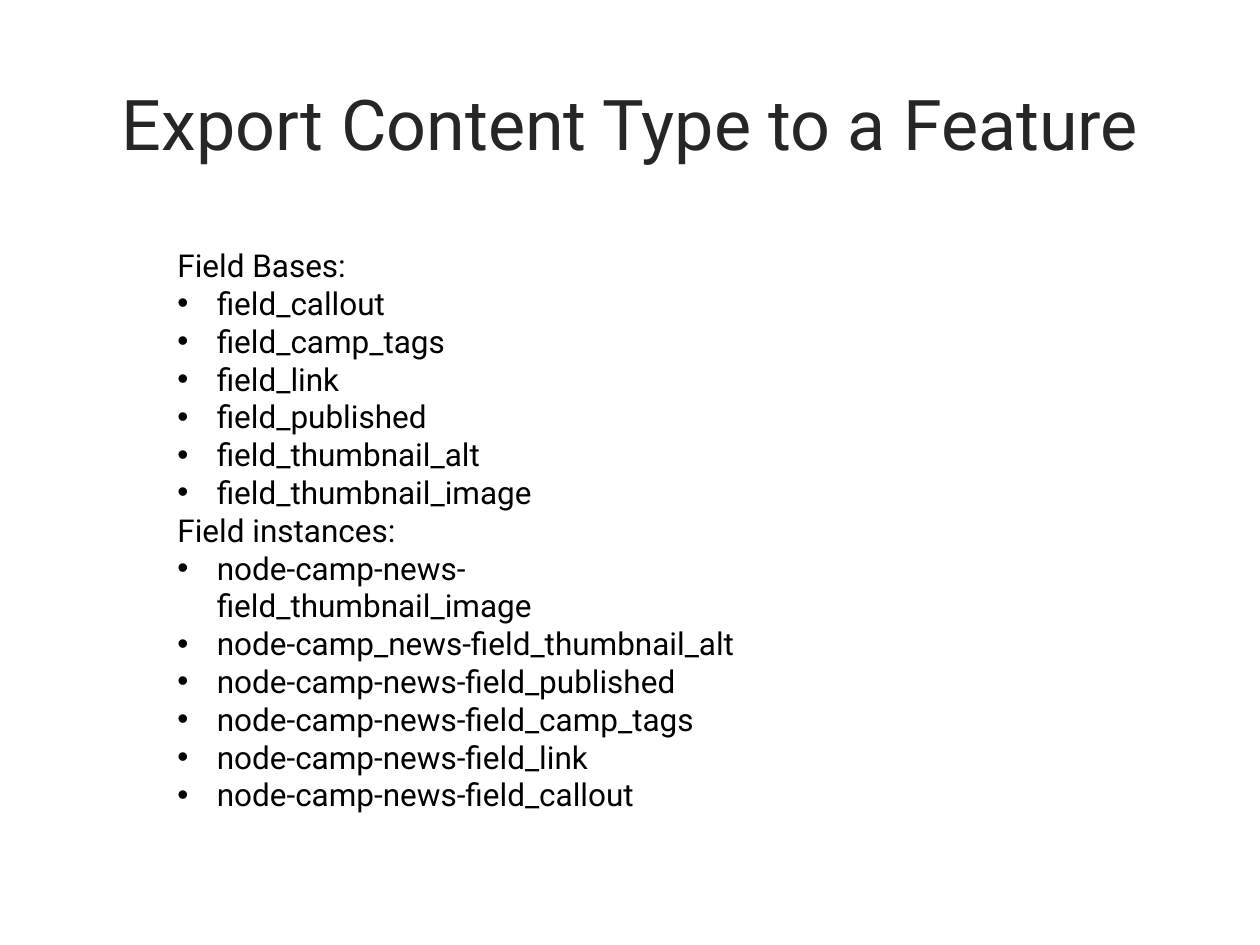
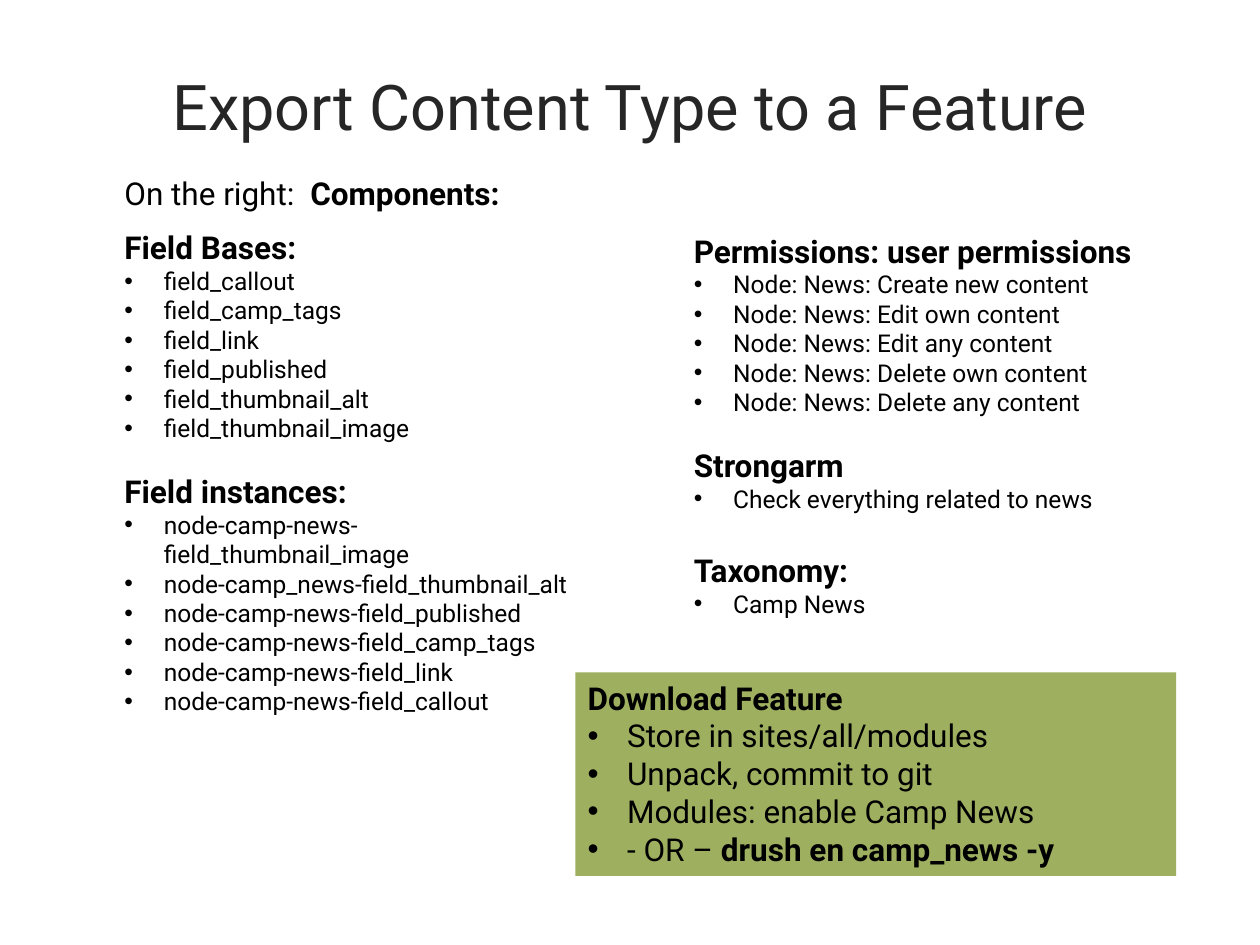
Before and after one commit to ebanford/news-features-start, a slide deck: slide 16 of FeedsDemoPresentation.pptx (slide 17 before the commit). Drawn at 1260x945 pixels with LibreOffice and Linux fonts; fonts in the diff are those of the drawing; background and template pictures are left out. Boxes give left, top, right and bottom in pixels: in the first picture for what was removed or moved away, otherwise in the second. Text is boxed around its words. In the diff, an @@ line names an element or a change of style, - is before the commit and + after.

```diff
--- a/FeedsDemoPresentation.pptx
+++ b/FeedsDemoPresentation.pptx
@@ title "Export Content Type to a ..." at [172,84,1087,144]: size 40 to 36 pt @@
@@ text "On the right: Components:": place and size @@
-text "On the right: Components:" at [177,253,734,813]
+text "On the right: Components:" at [124,181,567,715]
@@ text at [124,181,499,212]: paragraph added @@
+On the right: Components:
@@ text at [124,235,567,715]: bold on in "Field Bases:", "Field instances:"; size 18 to 14 pt in "field_callout", "field_camp_tags", "field_link", "field_published" and 8 more places @@
@@ text added at [694,239,1131,618], 14 pt, text #000000 @@
+Permissions: user permissions
+• Node: News: Create new content
+• Node: News: Edit own content
+• Node: News: Edit any content
+• Node: News: Delete own content
+• Node: News: Delete any content
+Strongarm
+• Check everything related to news
+Taxonomy:
+• Camp News
@@ rectangle added at [576,673,1177,877], fill #9EB060, 18 pt, text #000000 @@
+Download Feature
+• Store in sites/all/modules
+• Unpack, commit to git
+• Modules: enable Camp News
+• - OR – drush en camp_news -y
```
Also in this commit, not shown: 32 other slides changed, 2 slides added, 5 slides removed, 1 other file.
